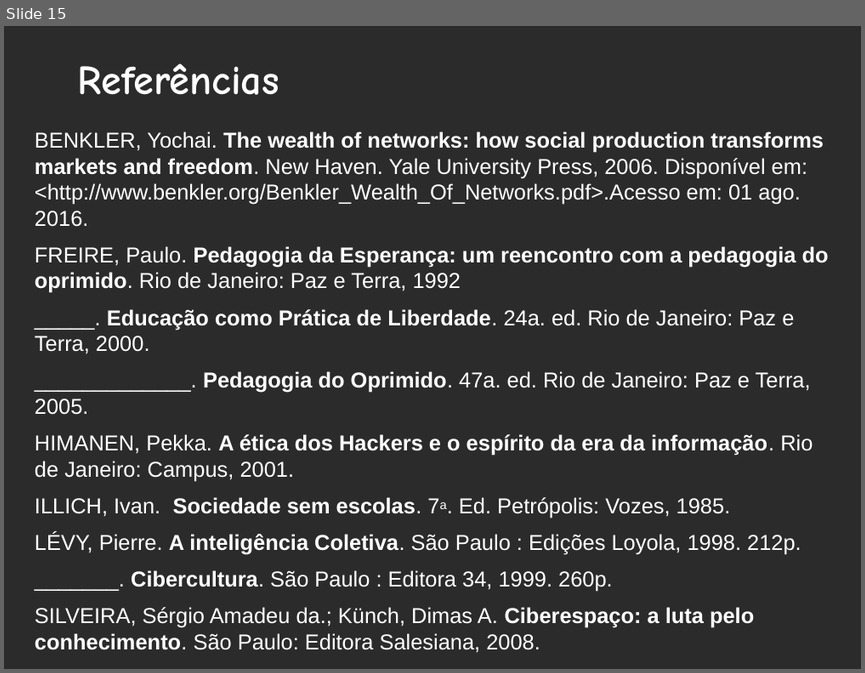
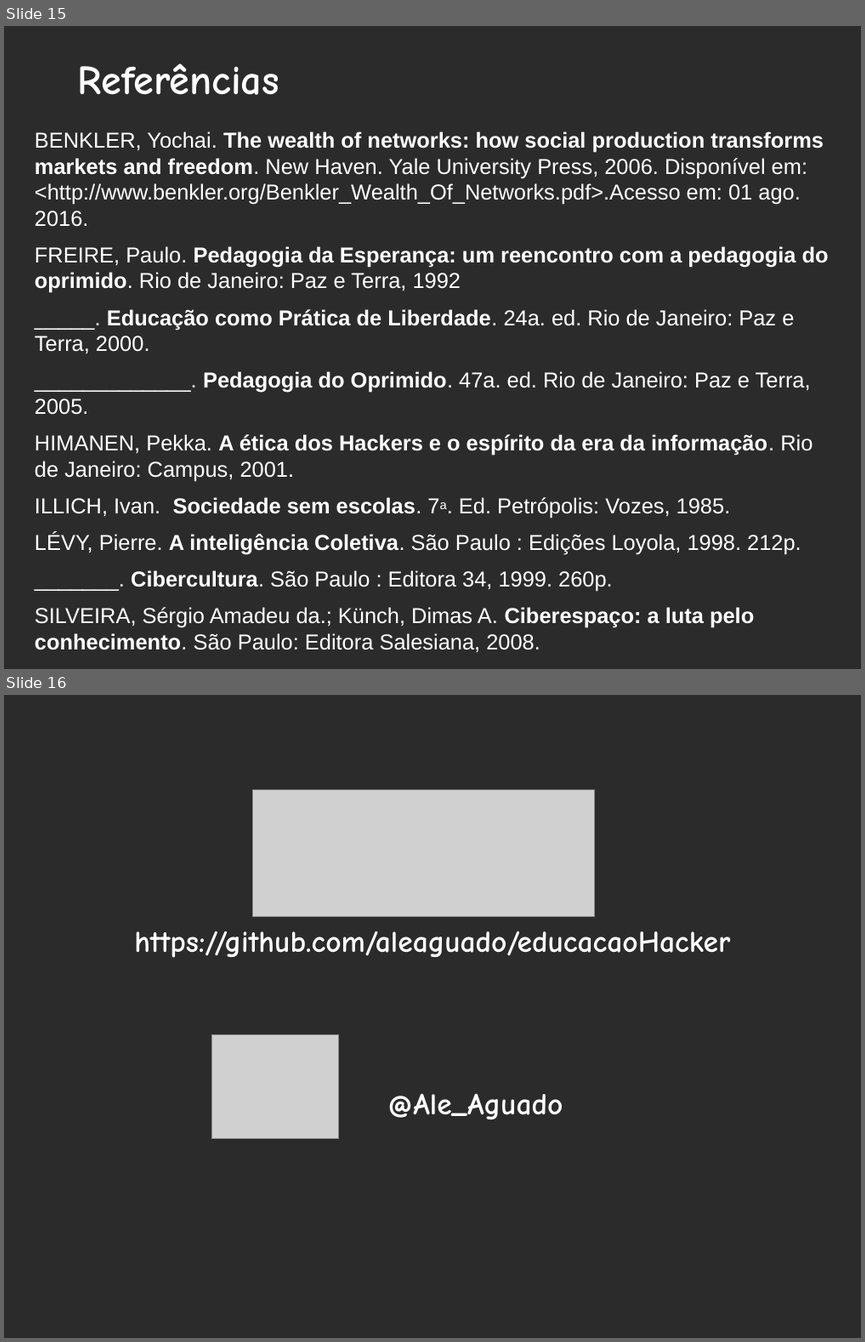
Before and after one commit to aleaguado/educacaoHacker, a slide deck: Apresentacao_ABCIBER.odp. Shown one above the other, each under a label of ours: slide 15 before the commit, slides 15 and 16 after it. The pictures are 865x673 and 865x1342 pixels, drawn with LibreOffice and Linux fonts; fonts in the diff are those of the drawing; grey boxes stand for pictures; background and template pictures are left out; a plain dark background stands for a picture behind light text. Boxes give left, top, right and bottom in pixels: in the first picture for what was removed or moved away, otherwise in the second. Text is boxed around its words. In the diff, an @@ line names an element or a change of style, - is before the commit and + after.

Commit message:
Arquivos Atualizados - Apresentação ABCIBER
Arquivos Atualizados - Apresentação ABCIBER

```diff
--- a/Apresentacao_ABCIBER.odp
+++ b/Apresentacao_ABCIBER.odp
@@ slide 16 added at (4,695,861,1338), background picture (left out) @@
@@ picture added at (253,790,595,917) @@
@@ text added at (134,930,730,958), 28 pt, text #FFFFFF, bold @@
+https://github.com/aleaguado/educacaoHacker
@@ picture added at (212,1035,339,1138) @@
@@ text added at (387,1094,562,1119), 28 pt, text #FFFFFF, bold @@
+@Ale_Aguado
```
Also in this commit, not shown: 1 other file.
